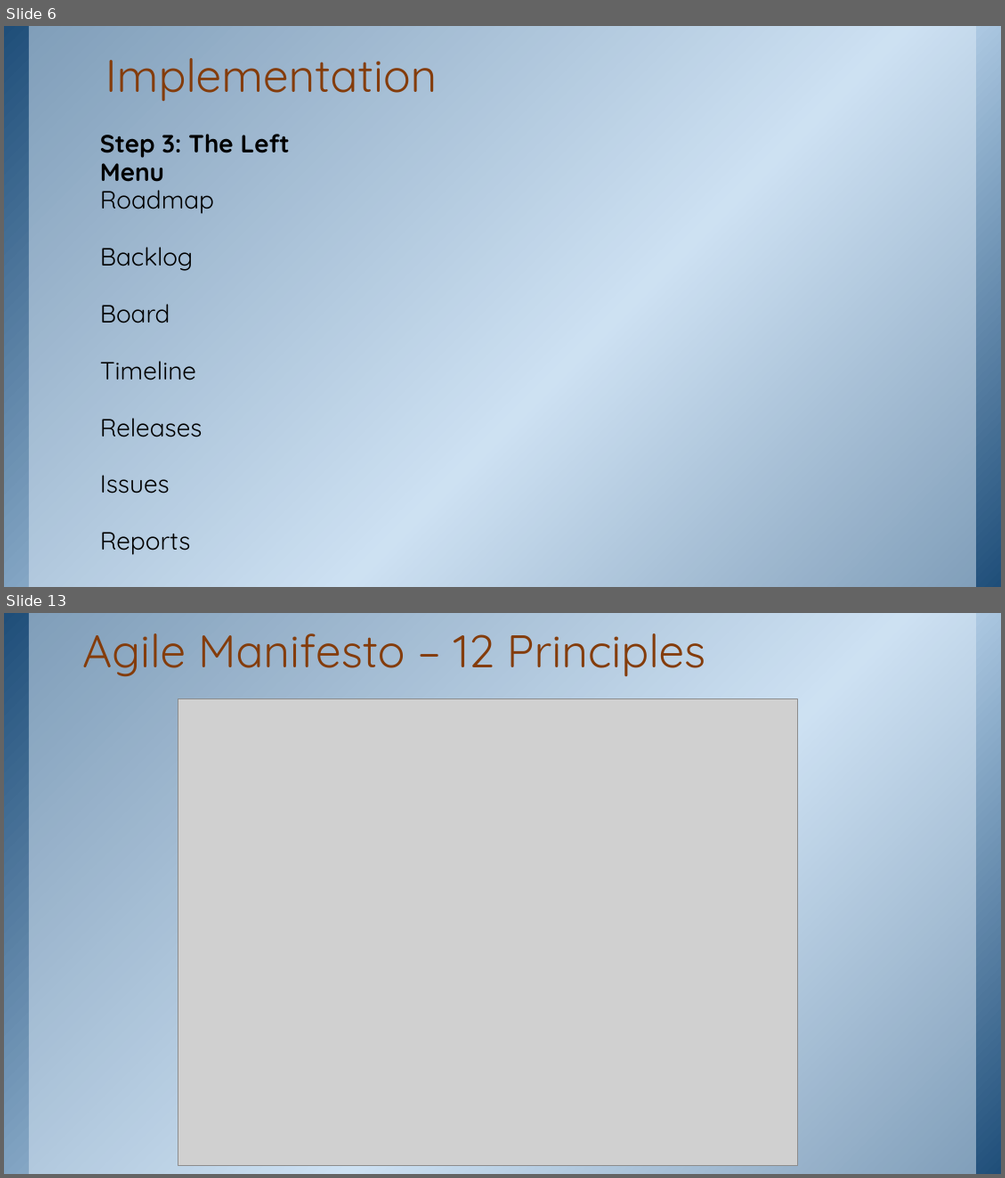
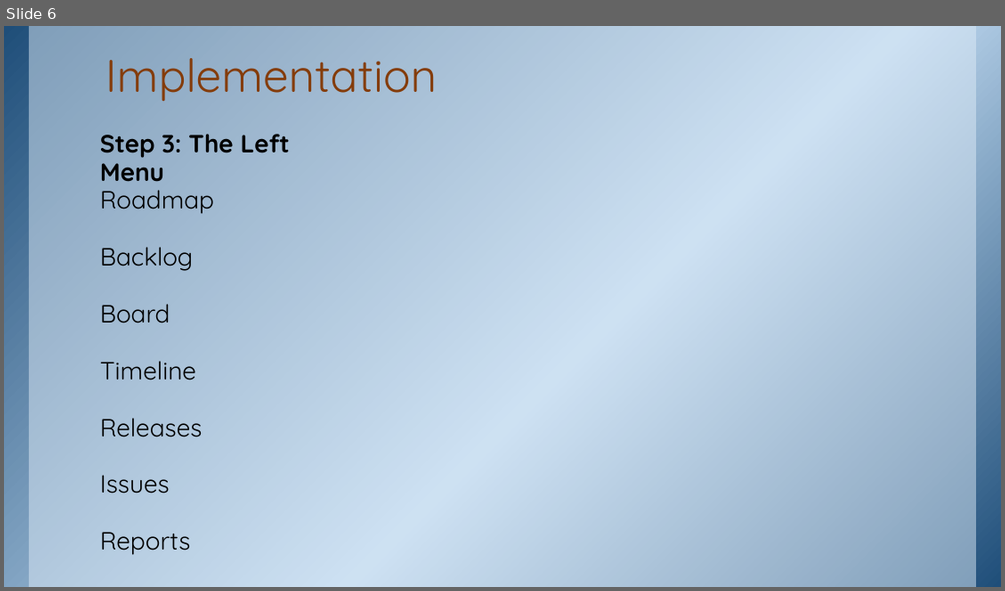
Before and after one commit to ketkiinamdar/IGCOE, a slide deck: TE - Practical-1-20Jul2026 - JIRA.pptx. Shown one above the other, each under a label of ours: slides 6 and 13 before the commit, slide 6 after it; the slides between them are not shown. The pictures are 1005x1178 and 1005x591 pixels, drawn with LibreOffice and Linux fonts; fonts in the diff are those of the drawing; grey boxes stand for pictures; background and template pictures are left out. Boxes give left, top, right and bottom in pixels: in the first picture for what was removed or moved away, otherwise in the second. Text is boxed around its words. In the diff, an @@ line names an element or a change of style, - is before the commit and + after.

```diff
--- a/TE - Practical-1-20Jul2026 - JIRA.pptx
+++ b/TE - Practical-1-20Jul2026 - JIRA.pptx
@@ slide 13 removed at box(4, 613, 1001, 1174), background picture (left out); not listed: 2 template elements that a slide beside it also shows @@
@@ title removed at box(82, 633, 705, 677) @@
-Agile Manifesto – 12 Principles
@@ picture removed at box(178, 699, 797, 1165) @@
```
Also in this commit, not shown: 14 other slides removed, 3 other files.
